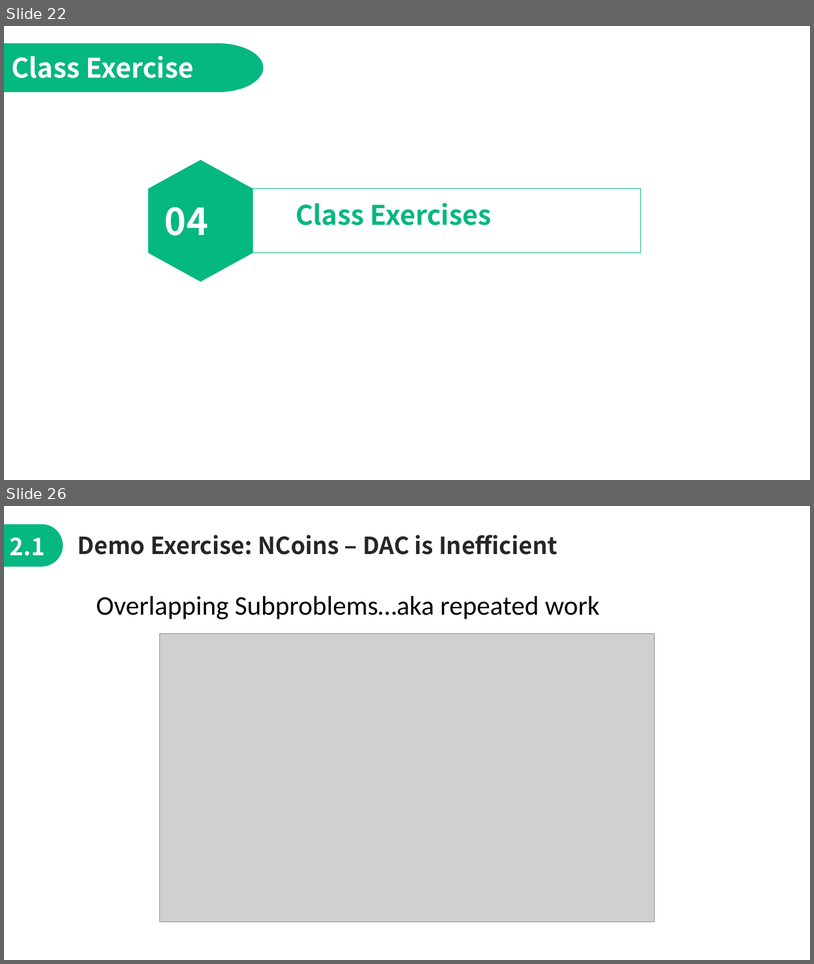
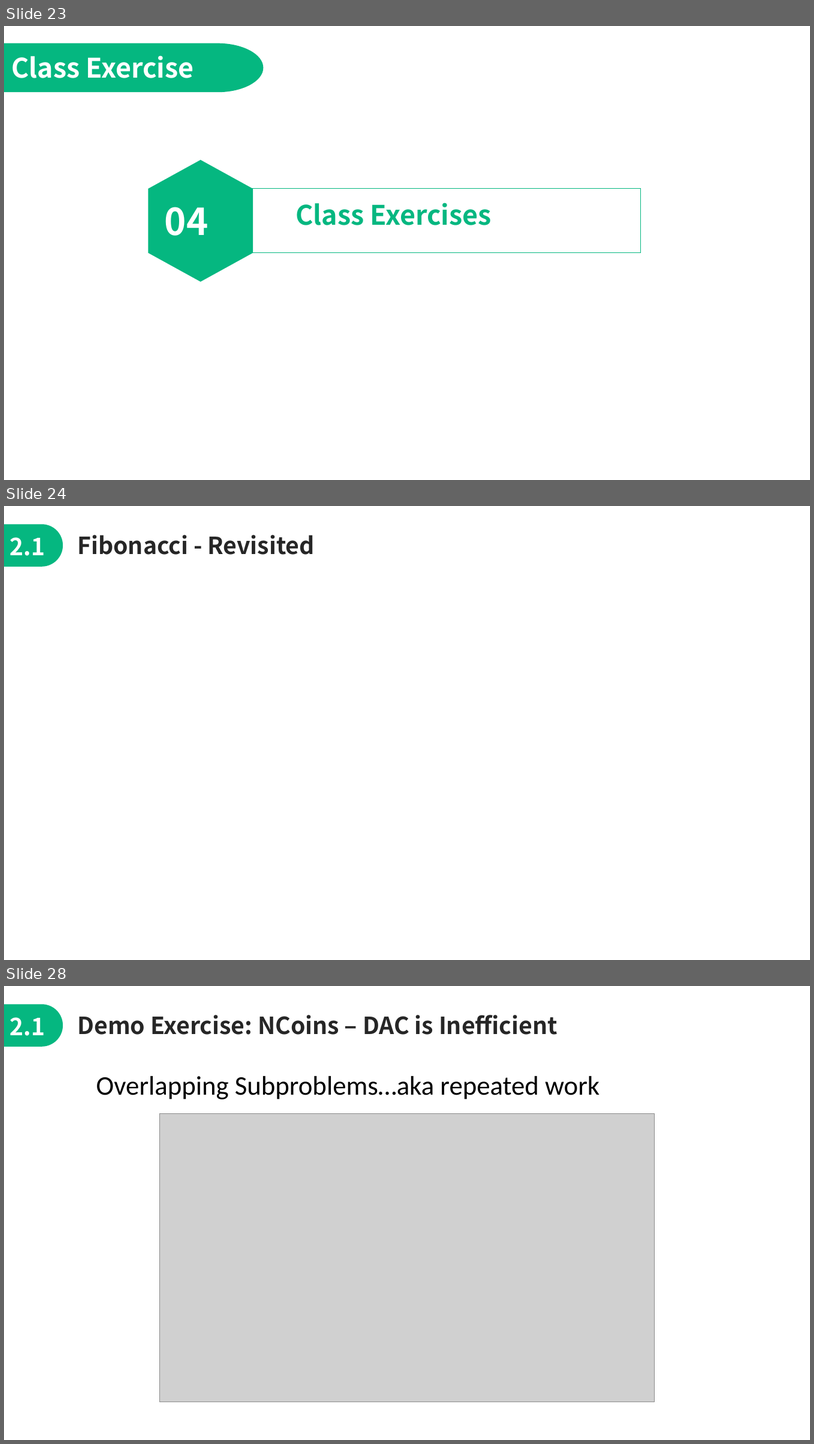
Before and after one commit to jimmyyih518/DSA2022Fall, a slide deck: week8/week8_slides.pptx. Shown one above the other, each under a label of ours: slides 22 and 26 before the commit, slides 23, 24 and 28 after it; the slides between them are not shown. The pictures are 814x964 and 814x1444 pixels, drawn with LibreOffice and Linux fonts; fonts in the diff are those of the drawing; grey boxes stand for pictures. Boxes give left, top, right and bottom in pixels: in the first picture for what was removed or moved away, otherwise in the second. Text is boxed around its words. In the diff, an @@ line names an element or a change of style, - is before the commit and + after.

```diff
--- a/week8/week8_slides.pptx
+++ b/week8/week8_slides.pptx
@@ slide 24 added at (x1=4, y1=506, x2=810, y2=960), background #FFFFFF @@
@@ freeform shape added at (x1=4, y1=524, x2=63, y2=567), fill #05B780 @@
@@ text added at (x1=10, y1=537, x2=45, y2=556), 28 pt, text #FFFFFF, bold @@
+2.1
@@ text added at (x1=77, y1=535, x2=314, y2=555), 28 pt, text #262626, bold @@
+Fibonacci - Revisited
@@ what was slide 22 is now slide 23 @@
@@ what was slide 26 is now slide 28 @@
```
Also in this commit, not shown: 17 slides changed, 2 other slides added, 17 other files.
